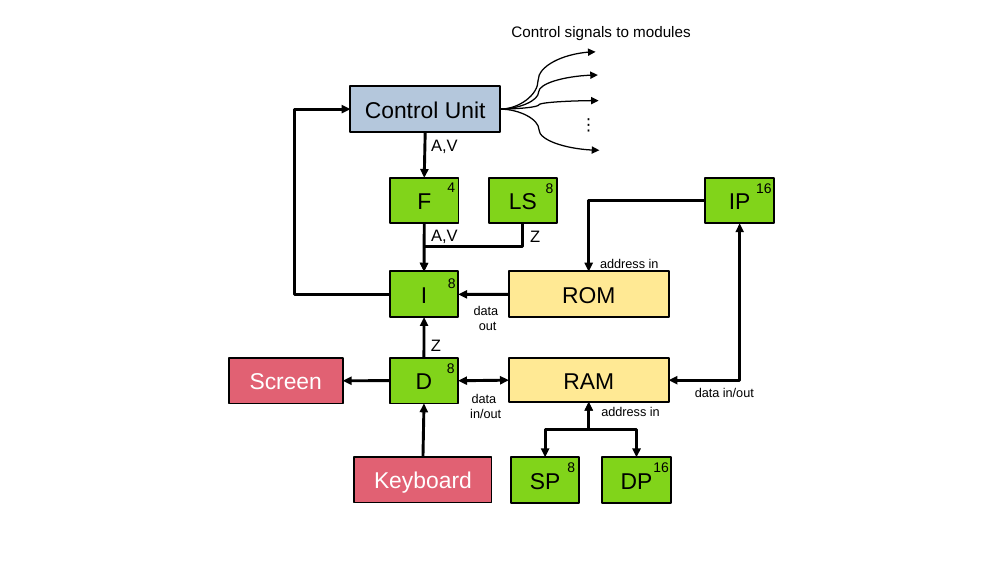
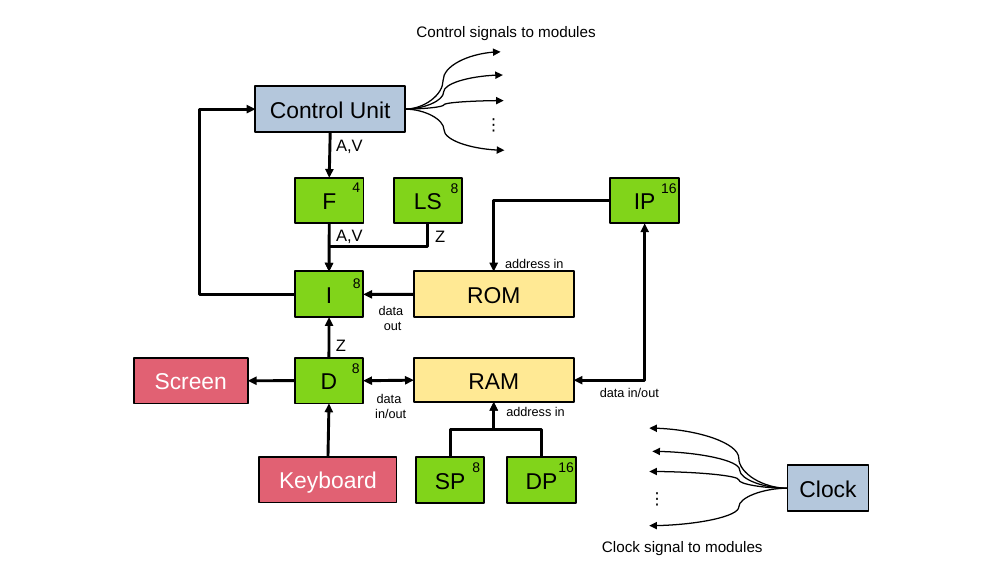
Before and after one commit to jorenheit/bfcpu, a slide deck: slide 3 of doc/img/images.odp. Drawn at 1008x567 pixels with LibreOffice and Linux fonts; fonts in the diff are those of the drawing. Boxes give left, top, right and bottom in pixels: in the first picture for what was removed or moved away, otherwise in the second. Text is boxed around its words. In the diff, an @@ line names an element or a change of style, - is before the commit and + after.

```diff
--- a/doc/img/images.odp
+++ b/doc/img/images.odp
@@ 18 texts, 12 rectangles, 5 arrows, 4 curved arrows, 3 elbow arrows, 1 elbow double arrow: place and size @@
-18 texts, 12 rectangles, 5 arrows, 4 curved arrows, 3 elbow arrows, 1 elbow double arrow at [229, 26, 774, 503]
+18 texts, 12 rectangles, 5 arrows, 4 curved arrows, 3 elbow arrows, 1 elbow double arrow at [134, 26, 680, 503]
@@ double arrow moved from (458, 381) - (509, 381) to (295, 381) - (248, 381) @@
@@ double arrow (295, 381) - (248, 381): double arrow to arrow @@
@@ arrow moved from (390, 381) - (343, 381) to (363, 381) - (414, 381) @@
@@ arrow (363, 381) - (414, 381): arrow to double arrow @@
@@ elbow double arrow moved from (637, 457) - (589, 402) to (450, 457) - (494, 402) @@
@@ elbow double arrow (450, 457) - (494, 402): elbow double arrow to elbow arrow @@
@@ elbow double arrow moved from (545, 457) - (589, 402) to (542, 457) - (494, 402) @@
@@ elbow double arrow (542, 457) - (494, 402): elbow double arrow to elbow arrow @@
@@ curved arrow added from (788, 488) to (649, 428), #000000 0.99 pt @@
@@ curved arrow added from (788, 488) to (649, 472), #000000 0.99 pt @@
@@ curved arrow added from (788, 488) to (653, 452), #000000 0.99 pt @@
@@ rectangle added at [788, 466, 869, 511], fill #B4C7DC, outline #000000 1.5 pt, 18 pt, text #000000 @@
+Clock
@@ text added at [640, 484, 669, 511], 13 pt, text #000000 @@
+⋮
@@ curved arrow added from (788, 488) to (649, 526), #000000 0.99 pt @@
@@ text added at [602, 541, 762, 555], 12 pt, text #000000 @@
+Clock signal to modules
```
Also in this commit, not shown: 4 other files.
